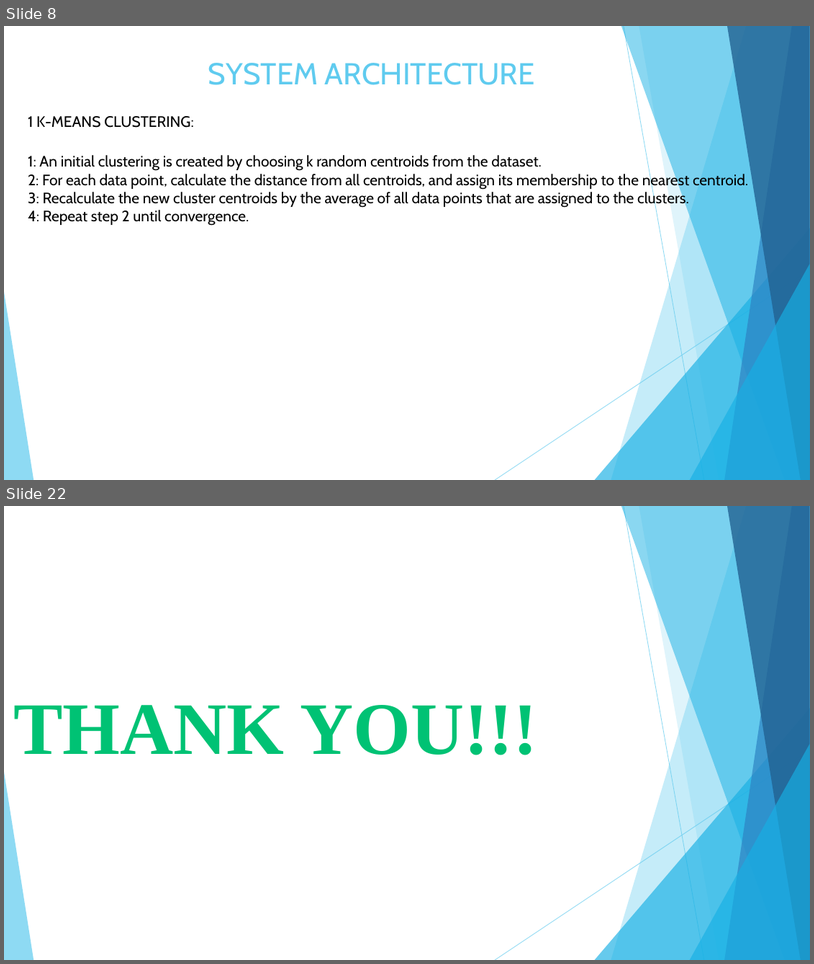
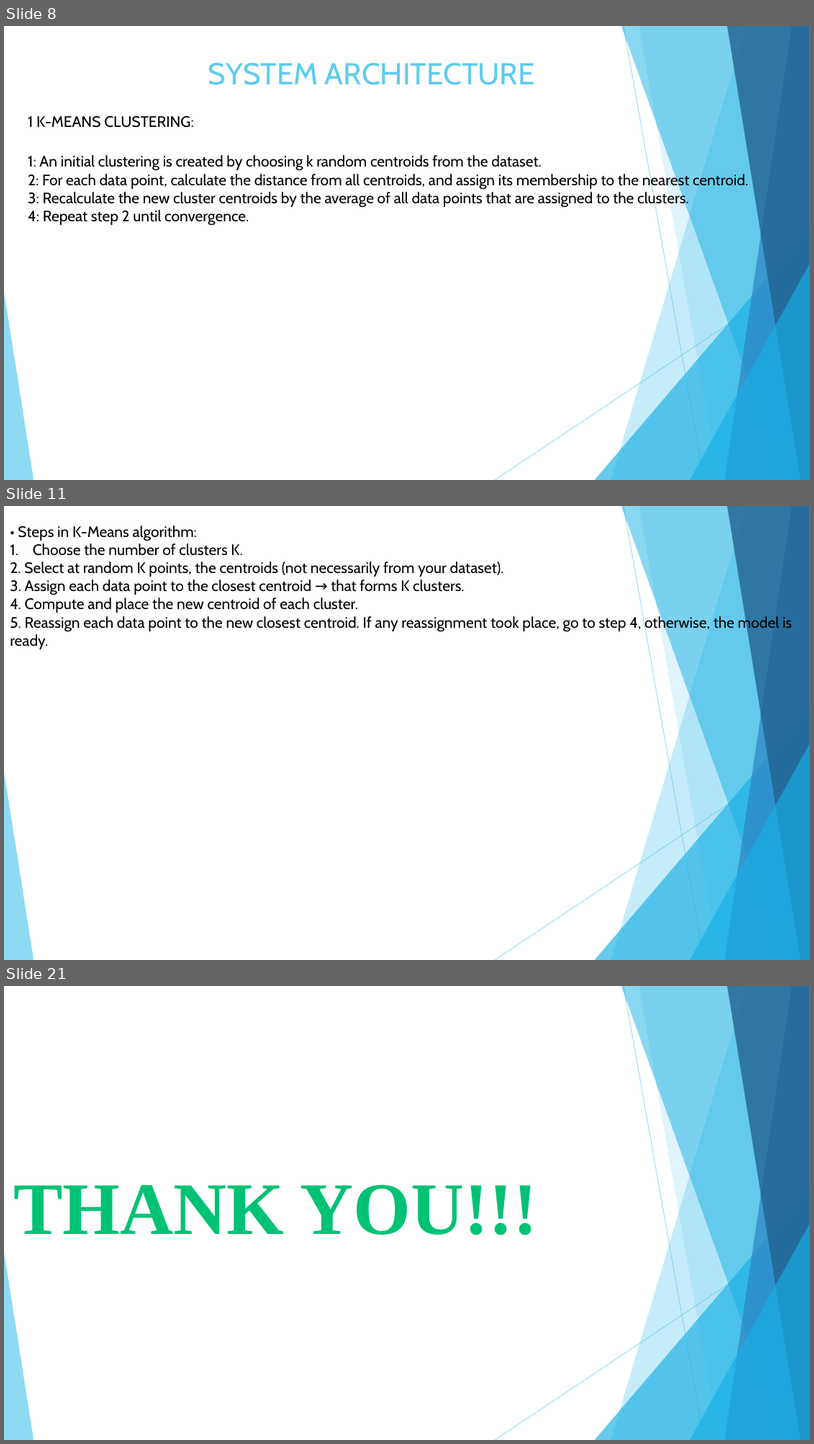
Before and after one commit to Vaibhav-Dharmik/project_reports_final_yr, a slide deck: final_submission_ppt.pptx. Shown one above the other, each under a label of ours: slides 8 and 22 before the commit, slides 8, 11 and 21 after it; the slides between them are not shown. The pictures are 814x964 and 814x1444 pixels, drawn with LibreOffice and Linux fonts; fonts in the diff are those of the drawing. Boxes give left, top, right and bottom in pixels: in the first picture for what was removed or moved away, otherwise in the second. Text is boxed around its words. In the diff, an @@ line names an element or a change of style, - is before the commit and + after.

Commit message:
add data 2 in ppt

```diff
--- a/final_submission_ppt.pptx
+++ b/final_submission_ppt.pptx
@@ slide 11 added at [4, 506, 810, 960], background #FFFFFF; not listed: 10 template elements that a slide beside it also shows @@
@@ text added at [10, 525, 792, 649], 18 pt, text #000000 @@
+• Steps in K-Means algorithm:
+1. Choose the number of clusters K.
+2. Select at random K points, the centroids (not necessarily from your dataset).
+3. Assign each data point to the closest centroid → that forms K clusters.
+4. Compute and place the new centroid of each cluster.
+5. Reassign each data point to the new closest centroid. If any reassignment took place, go to step 4, otherwise, the model is ready.
@@ what was slide 22 is now slide 21 @@
```
Also in this commit, not shown: 2 slides changed, 11 other slides added, 13 slides removed, 1 other file.
